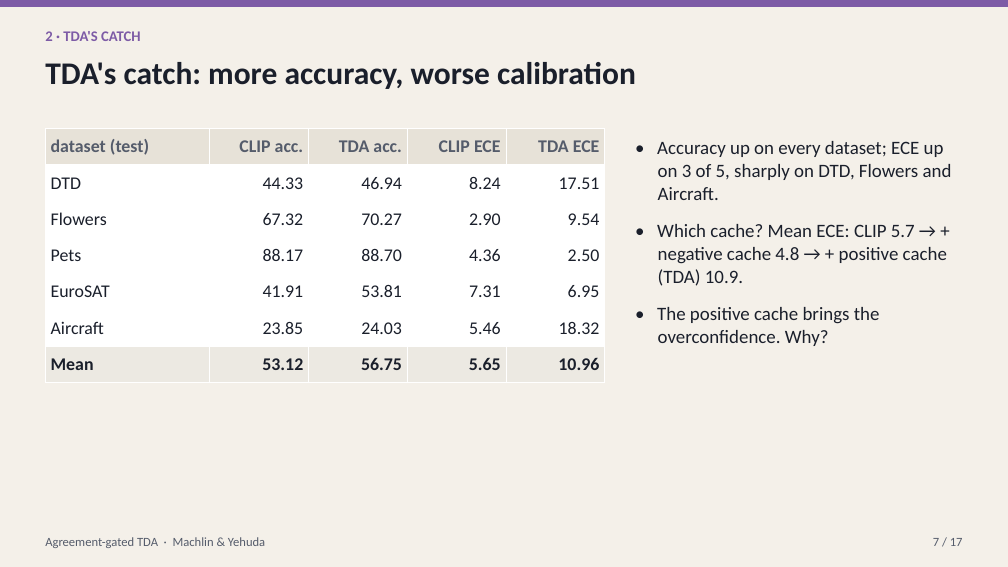
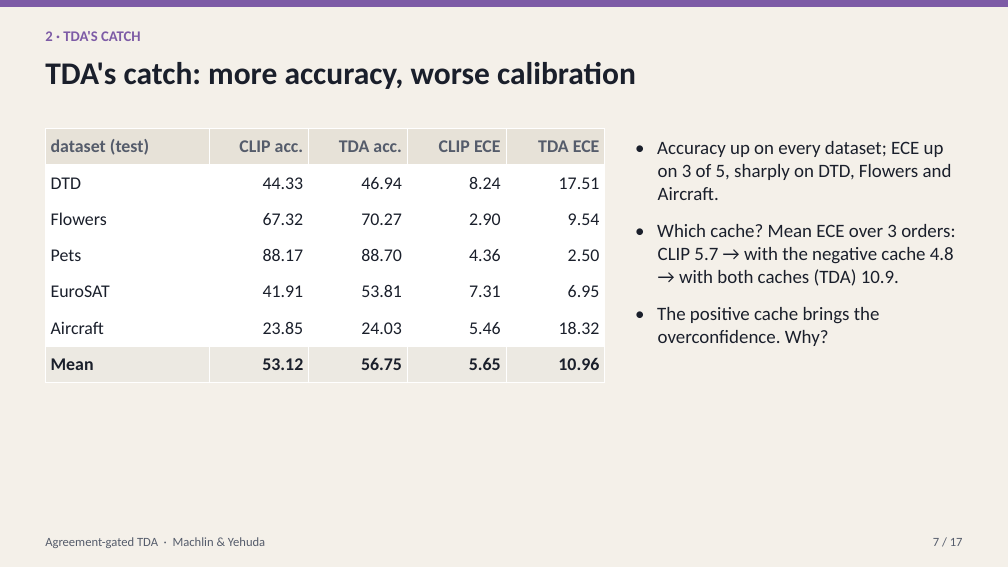
Before and after one commit to macwave12/deep_project_calibration_aware_tta, a slide deck: slide 7 of presentation/calibration_aware_tta.pptx. Drawn at 1008x567 pixels with LibreOffice and Linux fonts; fonts in the diff are those of the drawing. Boxes give left, top, right and bottom in pixels: in the first picture for what was removed or moved away, otherwise in the second. Text is boxed around its words. In the diff, an @@ line names an element or a change of style, - is before the commit and + after.

```diff
--- a/presentation/calibration_aware_tta.pptx
+++ b/presentation/calibration_aware_tta.pptx
@@ text at (657, 224, 955, 286): text changed @@
-• Which cache? Mean ECE: CLIP 5.7 → + negative cache 4.8 → + positive cache (TDA) 10.9.
+• Which cache? Mean ECE over 3 orders: CLIP 5.7 → with the negative cache 4.8 → with both caches (TDA) 10.9.
```
Also in this commit, not shown: 13 other slides changed, 21 other files.
